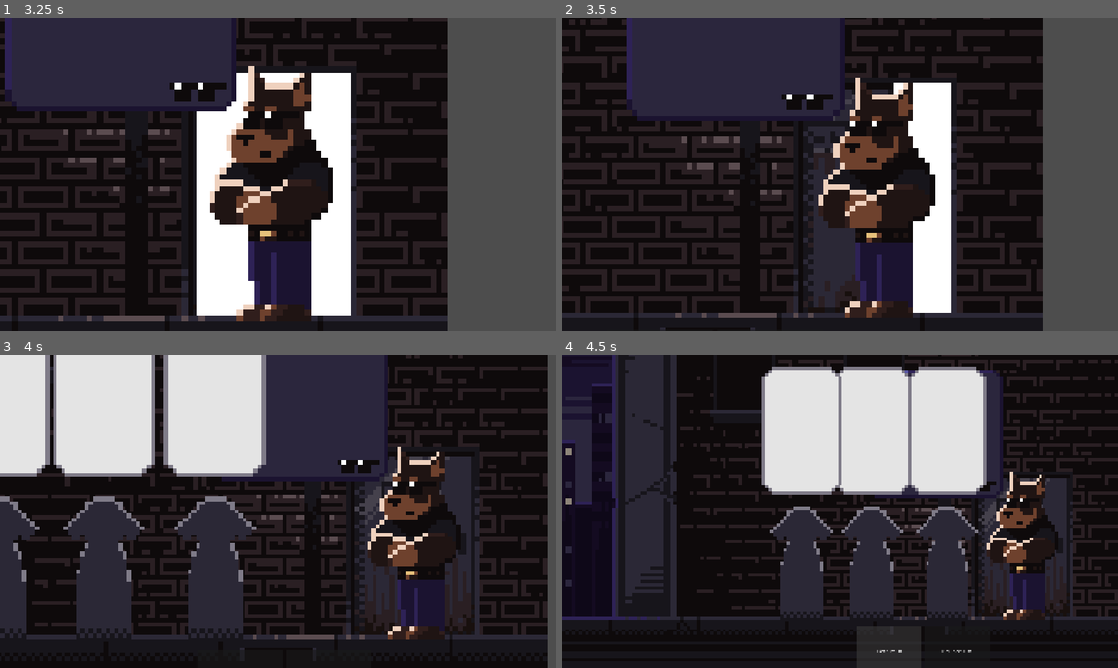
Above: before the commit, frames 1-4 (two rows, left to right).
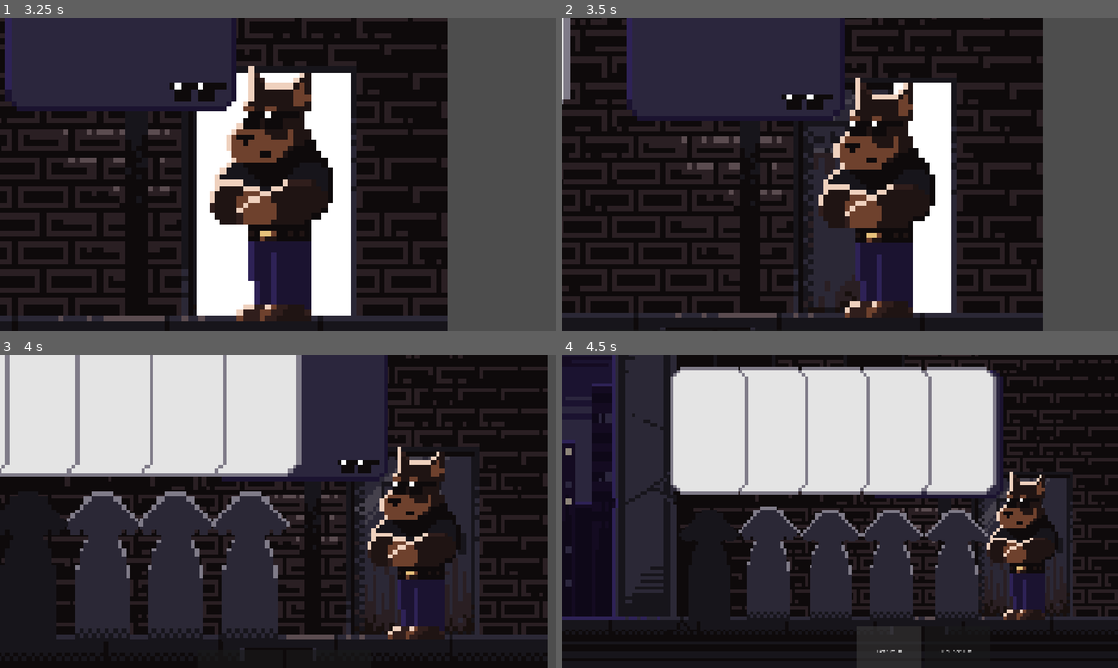
Above: after the commit, the same moments.

Repository: benjamin051000/ruff-night-out
Game: Godot game, scene res://src/core/main.tscn
Same seed, same stepped clock (60 frames per second), same inputs: the game is played once before the commit and once after it.
Inputs (mouse positions are in pixels of both pictures, inside the frame that each line leads up to):
- Up to frame 1 (3.25 s): tap Enter at 0.5 s; move the mouse to (400, 158) at 0.52 s; click (400, 158) at 0.67 s; move the mouse to (166, 190) at 1.27 s; click (166, 190) at 1.42 s; move the mouse to (333, 105) at 2.02 s; click (333, 105) at 2.17 s; tap Space at 2.75 s; move the mouse to (250, 237) at 2.77 s; click (250, 237) at 2.92 s
- Up to frame 2 (3.5 s): no input
- Up to frame 3 (4 s): move the mouse to (444, 558) at 3.52 s; click (444, 558) at 3.67 s
- Up to frame 4 (4.5 s): click "Let 'Em In" at 4.25 s

Frame 1 is identical in both runs. In frame 2, 0.4% of the frame differs, in the area x 0-2%, y 0-28%; in frame 3, 14%; in frame 4, 16%, in the area x 19-79%, y 3-85%.

Commit message:
Function to spawn guests. TODO very with >9
Signed-off-by: Benjamin Wheeler <benjaminwheeler0510@gmail.com>

Diff:
--- a/src/core/main.gd
+++ b/src/core/main.gd
@@ -1,11 +1,4 @@
 extends Node2D
-
-var guests: Array
-@onready var guest1: Node2D = $Guests/Guest
-@onready var guest2: Node2D = $Guests/Guest2
-@onready var guest3: Node2D = $Guests/Guest3
-
-@onready var queue: Node2D = $Queue
 
 ## When this hits 0, game over!
 var strikes := 3
@@ -14,10 +7,13 @@
 
 @onready var bouncer: Node2D = $Bouncer
 @onready var door: Node2D = $Door
+@onready var queue: Node2D = $Queue
+@onready var guests: Node2D = $Guests
 
 @onready var door_camera: Camera2D = $DoorCamera
 @onready var full_camera: Camera2D = $FullCamera
 @onready var actual_camera: Camera2D = $ActualCamera
+
 
 ## Move actual_camera to one of the "preset" cameras.
 func move_camera(to: Camera2D) -> void:
@@ -35,20 +31,24 @@
 		await get_tree().create_timer(1).timeout
 		door.close()
 		move_camera(full_camera)
+		spawn_guests()
 	)
 	await get_tree().create_timer(1).timeout
 	door.open()
 
-	await get_tree().create_timer(2).timeout
-	Global.new_guest_spawned.emit(guest1)
-	await get_tree().create_timer(.2).timeout
-	Global.new_guest_spawned.emit(guest2)
-	await get_tree().create_timer(.2).timeout
-	Global.new_guest_spawned.emit(guest3)
+
+func spawn_guests() -> void:
+	const guest_scn := preload("res://src/characters/guest.tscn")
+	for i in Global.NUM_GUESTS:
+		var guest := guest_scn.instantiate()
+		guest.scale = Vector2(10, 10)
+		guests.add_child(guest)
+		Global.new_guest_spawned.emit(guest)
 
 
 func _on_accept_button_pressed() -> void:
 	Global.guest_left_queue.emit(true)
 
+
 func _on_reject_button_pressed() -> void:
 	Global.guest_left_queue.emit(false)
--- a/src/core/main.tscn
+++ b/src/core/main.tscn
@@ -5,7 +5,6 @@
 [ext_resource type="PackedScene" uid="uid://bn2xguuklwsab" path="res://src/characters/bouncer.tscn" id="2_ivtyw"]
 [ext_resource type="Texture2D" uid="uid://cd4r43p408kgg" path="res://assets/px_mainscene.png" id="2_q2b63"]
 [ext_resource type="PackedScene" uid="uid://p7vlwpp4nk2e" path="res://src/world/door.tscn" id="3_w61mg"]
-[ext_resource type="PackedScene" uid="uid://cd0f67f7l6p3e" path="res://src/characters/guest.tscn" id="3_x62ka"]
 [ext_resource type="AudioStream" uid="uid://bmtha0ivaivr4" path="res://assets/music/bark dog detective edm rave music demo MDavis aug262026.wav" id="5_nxx65"]
 [ext_resource type="Script" uid="uid://mhng3y6f7jus" path="res://src/core/queue.gd" id="6_q2b63"]
 
@@ -75,18 +74,6 @@
 
 [node name="Guests" type="Node2D" parent="." unique_id=2109371517]
 
-[node name="Guest" parent="Guests" unique_id=159835390 instance=ExtResource("3_x62ka")]
-position = Vector2(-510, 765)
-scale = Vector2(10, 10)
-
-[node name="Guest2" parent="Guests" unique_id=862897022 instance=ExtResource("3_x62ka")]
-position = Vector2(-323, 752)
-scale = Vector2(10, 10)
-
-[node name="Guest3" parent="Guests" unique_id=1742052639 instance=ExtResource("3_x62ka")]
-position = Vector2(-130, 742)
-scale = Vector2(10, 10)
-
 [node name="Queue" type="Node2D" parent="." unique_id=1203288871]
 script = ExtResource("6_q2b63")
 
--- a/src/global/global.gd
+++ b/src/global/global.gd
@@ -7,3 +7,6 @@
 ## accepted == false -> kicked out of line
 @warning_ignore("unused_signal")
 signal guest_left_queue(accepted: bool)
+
+## The total number of guests to spawn.
+const NUM_GUESTS := 5
